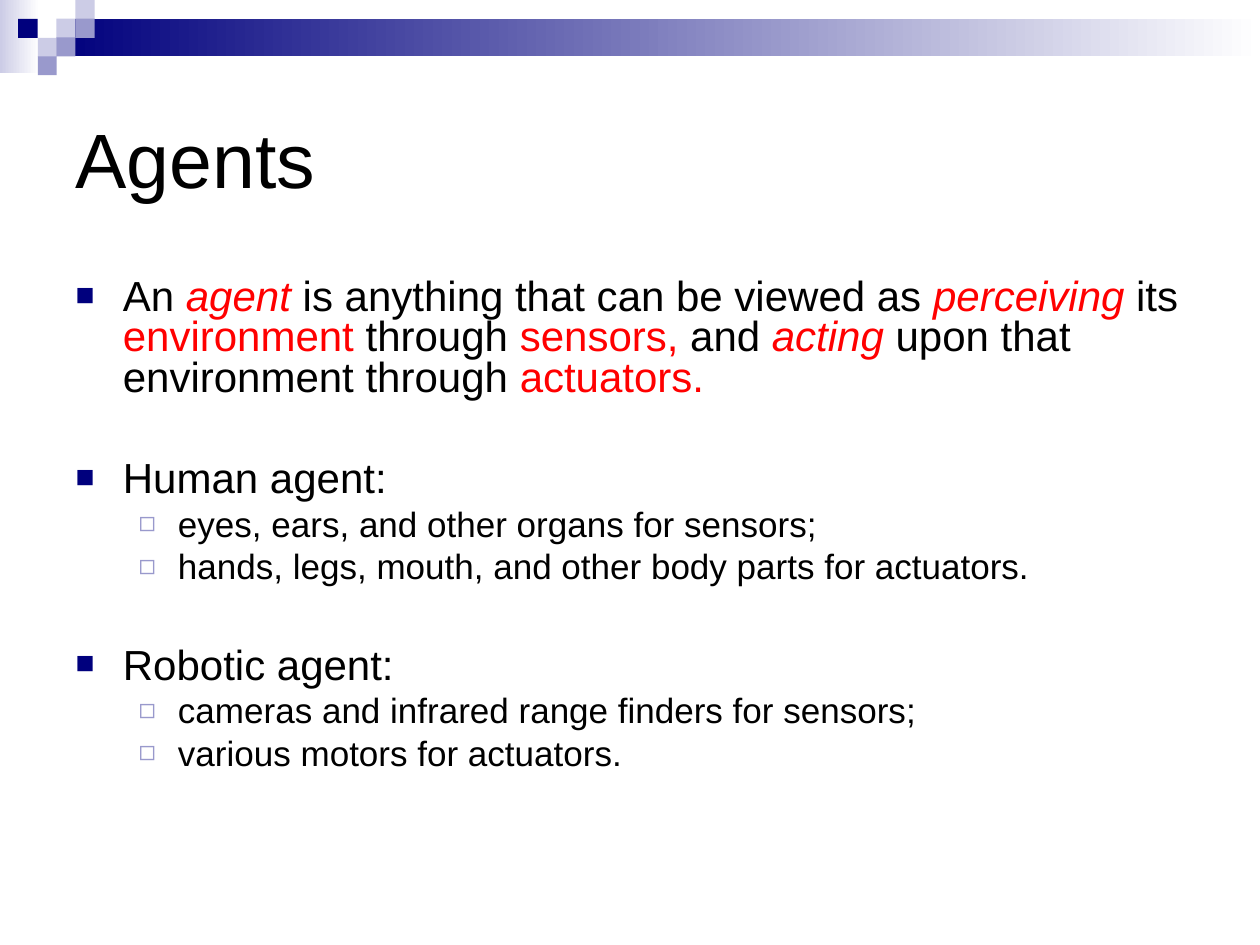
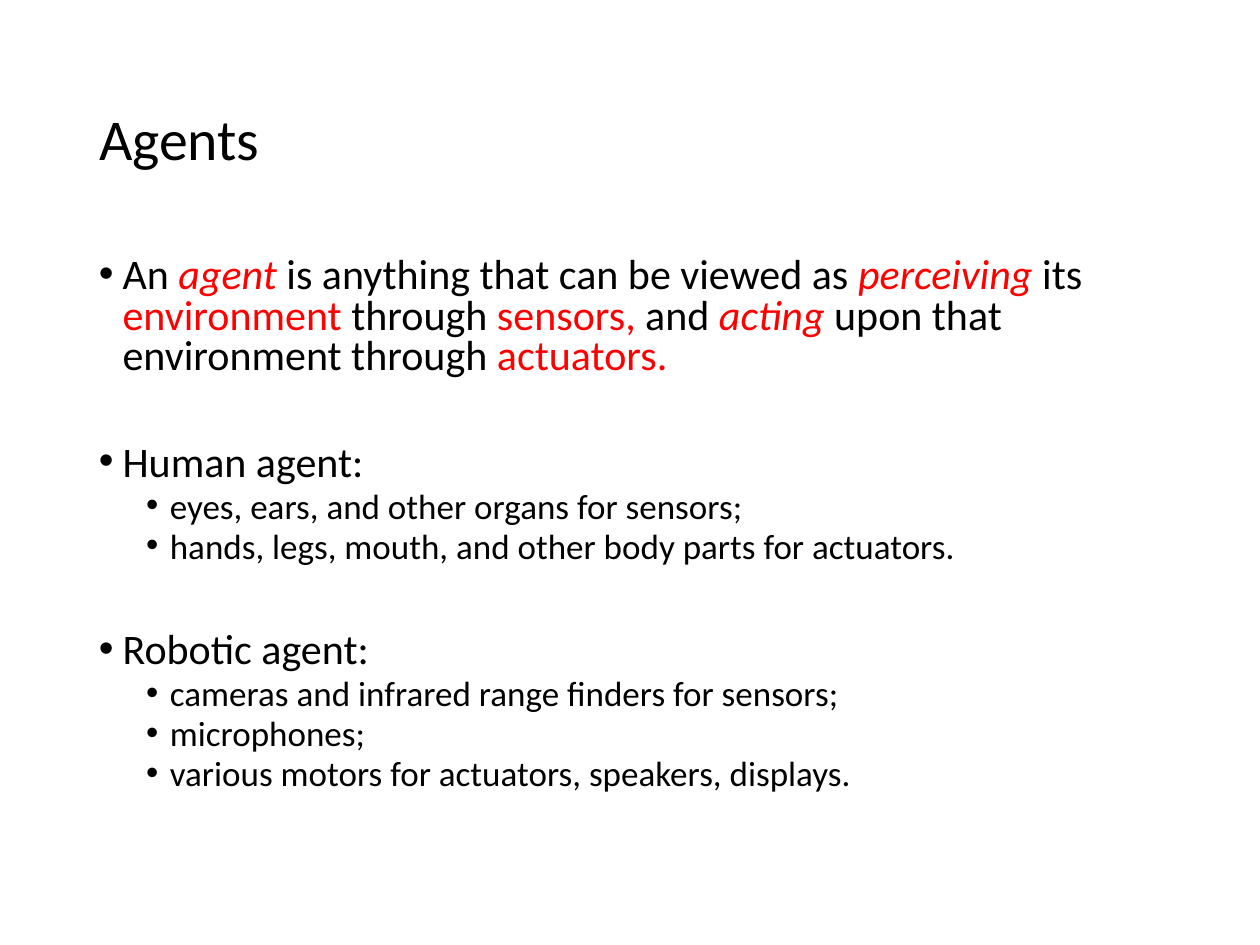
Before and after one commit to jayurbain/artificial-intelligence, a slide deck: slide 5 of slides/m2-agents.ppt (slide 4 before the commit). Drawn at 1260x945 pixels with LibreOffice and Linux fonts; fonts in the diff are those of the drawing. Boxes give left, top, right and bottom in pixels: in the first picture for what was removed or moved away, otherwise in the second. Text is boxed around its words. In the diff, an @@ line names an element or a change of style, - is before the commit and + after.

```diff
--- a/slides/m2-agents.ppt
+++ b/slides/m2-agents.ppt
@@ group removed at (0, 0, 1260, 76): 9 rectangles @@
@@ title "Agents": place and size @@
-title "Agents" at (76, 135, 316, 203)
+title "Agents" at (99, 123, 259, 170)
@@ title "Agents" at (99, 123, 259, 170): size 44 to 33 pt, font Arial to Calibri; line spacing 1 to 0.9 @@
@@ text "An agent is anything that ...": place and size @@
-text "An agent is anything that ..." at (123, 280, 1178, 767)
+text "An agent is anything that ..." at (123, 259, 1082, 792)
@@ text at (123, 259, 1082, 712): font Arial to Calibri in "An agent is anything that can be ...", "Human agent:", "eyes, ears, and other organs for sensors;", "hands, legs, mouth, and other body parts ..." and 2 more places; bullet ■ to •; more space between paragraphs; bullet colour #00007D to #000000; bullet ◻ to •; less space between paragraphs; bullet colour #9999CC to #000000 @@
@@ text at (170, 721, 851, 792): text changed; font Arial to Calibri @@
-  ◻ various motors for actuators.
+  • microphones;
+  • various motors for actuators, speakers, displays.
```
Also in this commit, not shown: 50 other slides changed, 2 slides added, 5 other files.
